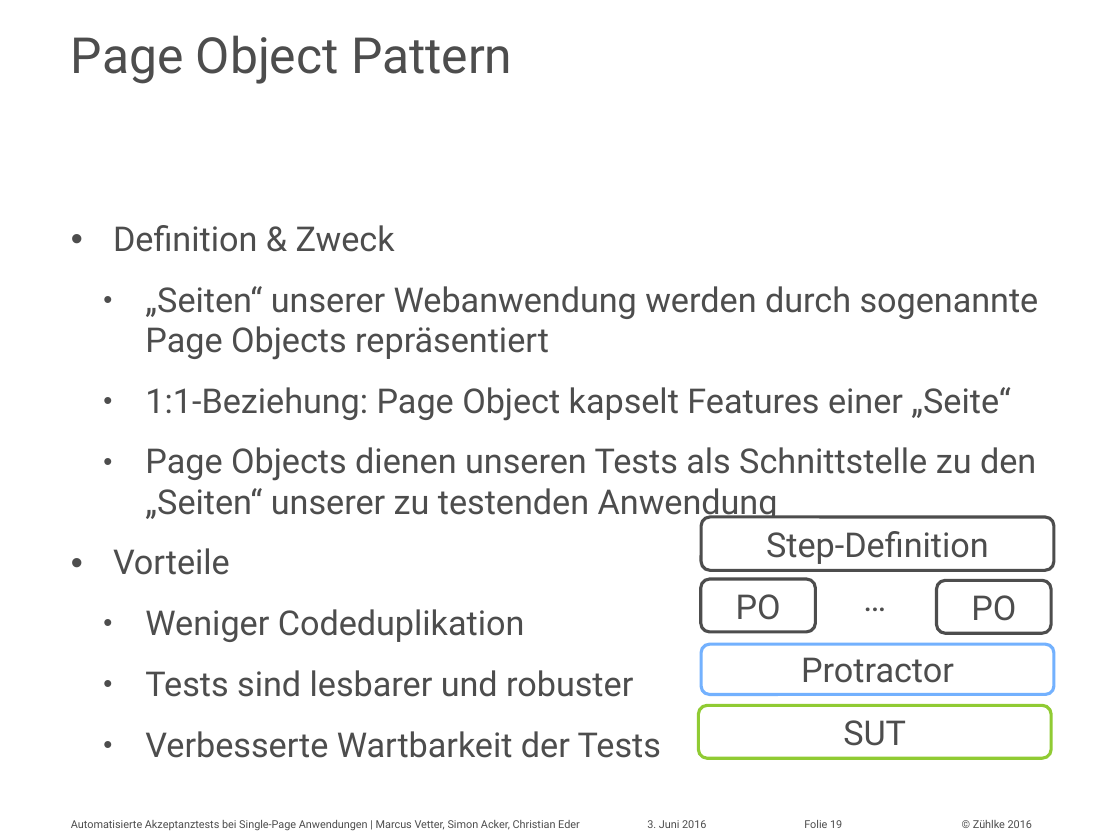
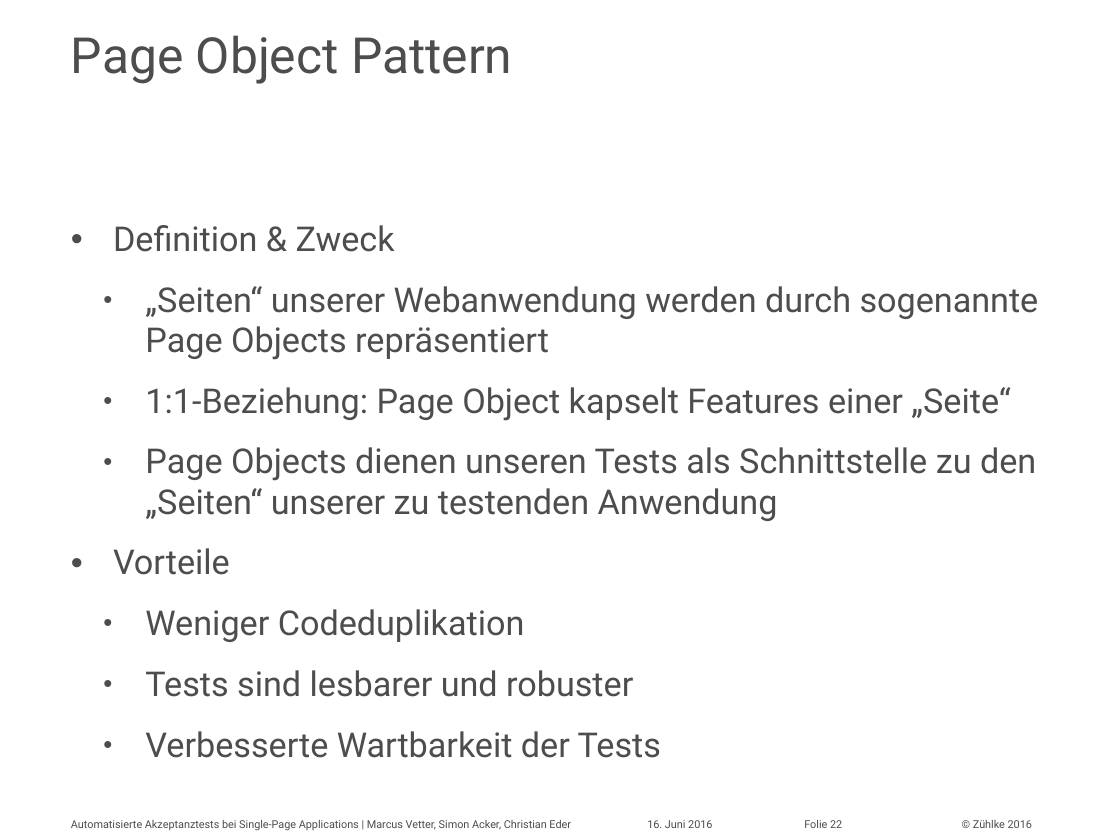
Before and after one commit to marcusvetter/yoda-chat, a slide deck: slide 22 of Vortrag_KE2016_MAVE_SIA.pptx (slide 19 before the commit). Drawn at 1120x840 pixels with LibreOffice and Linux fonts; fonts in the diff are those of the drawing. Boxes give left, top, right and bottom in pixels: in the first picture for what was removed or moved away, otherwise in the second. Text is boxed around its words. In the diff, an @@ line names an element or a change of style, - is before the commit and + after.

```diff
--- a/Vortrag_KE2016_MAVE_SIA.pptx
+++ b/Vortrag_KE2016_MAVE_SIA.pptx
@@ rounded rectangle removed at bbox=[701, 517, 1054, 571] @@
-Step-Definition
@@ rounded rectangle removed at bbox=[701, 579, 815, 632] @@
-PO
@@ text removed at bbox=[819, 572, 931, 644] @@
-…
@@ rounded rectangle removed at bbox=[936, 580, 1051, 633] @@
-PO
@@ rounded rectangle removed at bbox=[701, 644, 1054, 694] @@
-Protractor
@@ rounded rectangle removed at bbox=[699, 706, 1052, 758] @@
-SUT
@@ text at bbox=[71, 820, 571, 830]: text changed @@
-Automatisierte Akzeptanztests bei Single-Page Anwendungen | Marcus Vetter, Simon Acker, Christian Eder
+Automatisierte Akzeptanztests bei Single-Page Applications | Marcus Vetter, Simon Acker, Christian Eder
@@ text at bbox=[647, 820, 712, 828]: text changed @@
-3. Juni 2016
+16. Juni 2016
@@ page number at bbox=[804, 820, 842, 828]: text changed @@
-Folie 19
+Folie 22
```
Also in this commit, not shown: 22 other slides changed, 3 slides added, 1 other file.
